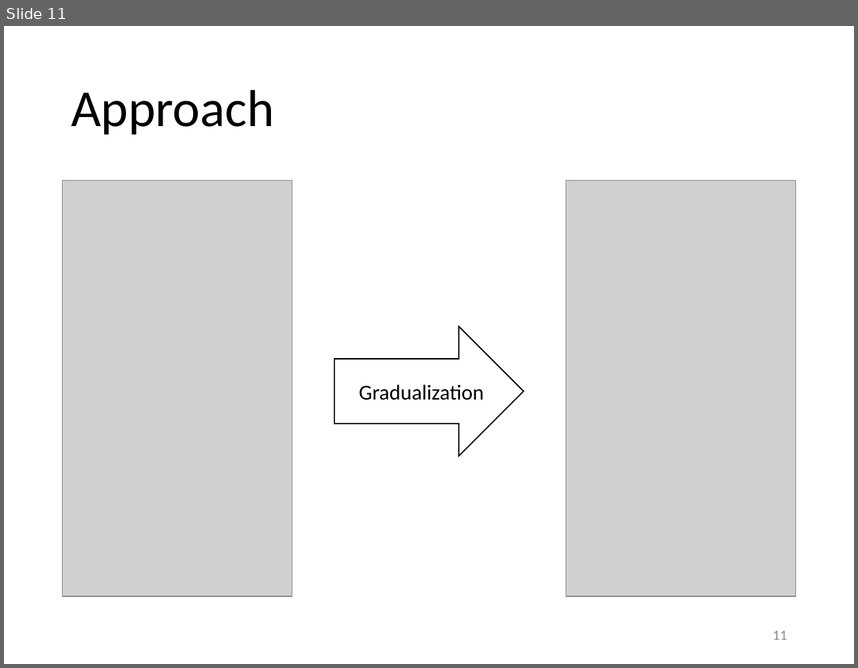
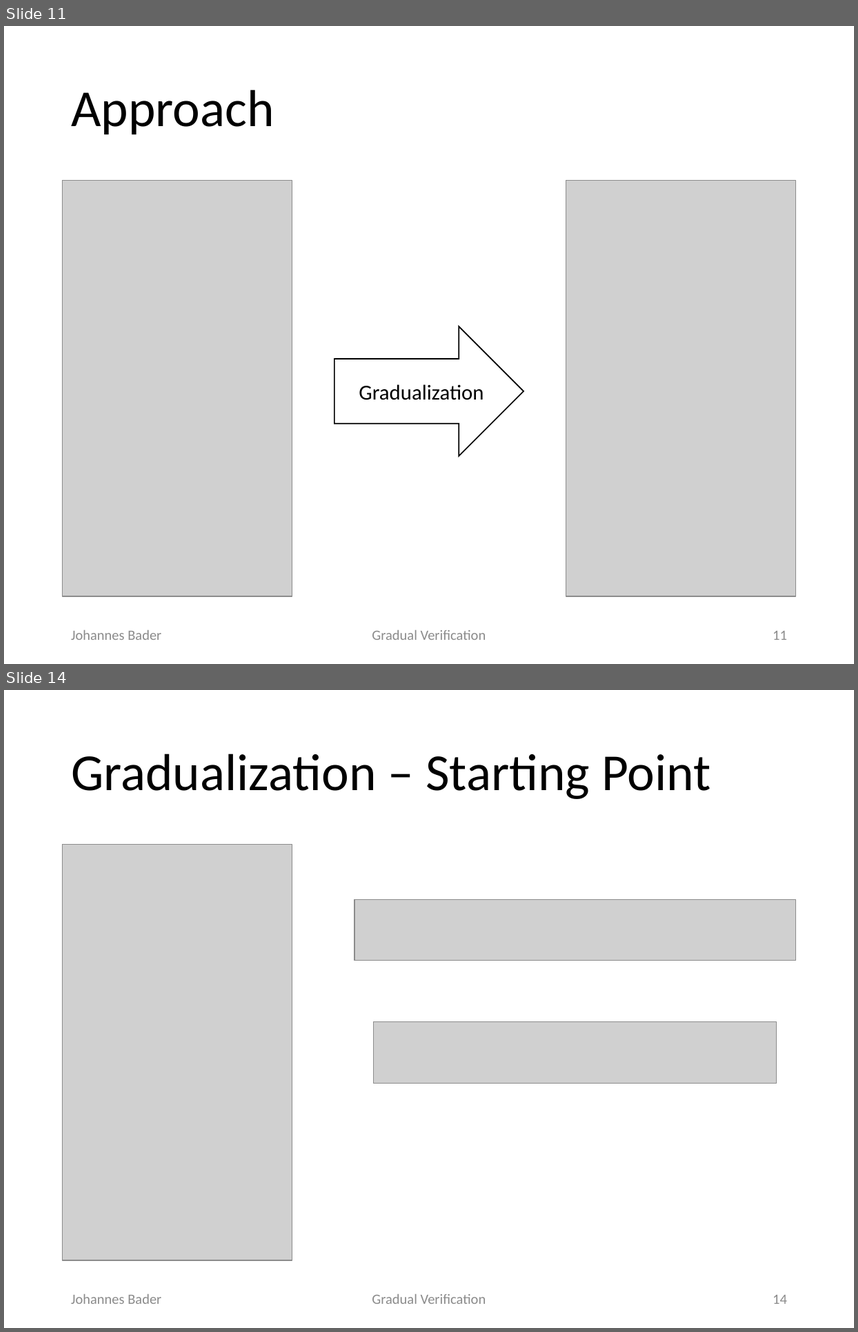
Before and after one commit to olydis/GradVerThesis, a slide deck: presentation/PLunch.pptm. Shown one above the other, each under a label of ours: slide 11 before the commit, slides 11 and 14 after it; the slides between them are not shown. The pictures are 858x668 and 858x1332 pixels, drawn with LibreOffice and Linux fonts; fonts in the diff are those of the drawing; grey boxes stand for pictures. Boxes give left, top, right and bottom in pixels: in the first picture for what was removed or moved away, otherwise in the second. Text is boxed around its words. In the diff, an @@ line names an element or a change of style, - is before the commit and + after.

```diff
--- a/presentation/PLunch.pptm
+++ b/presentation/PLunch.pptm
@@ slide 14 added at [4,690,854,1328], background #FFFFFF @@
@@ title added at [71,753,711,799], 44 pt, text #000000 @@
+Gradualization – Starting Point
@@ picture added at [63,845,292,1261] @@
@@ picture added at [355,899,795,960] @@
@@ picture added at [374,1021,777,1083] @@
@@ text added at [71,1294,161,1303], 12 pt, text #8C8C8C @@
+Johannes Bader
@@ text added at [372,1294,486,1303], 12 pt, text #8C8C8C @@
+Gradual Verification
@@ page number added at [773,1294,787,1303], 12 pt, text #8C8C8C @@
+14
@@ slide 11 changed as well @@
@@ text added at [71,630,161,639], 12 pt, text #8C8C8C @@
+Johannes Bader
@@ text added at [372,630,486,639], 12 pt, text #8C8C8C @@
+Gradual Verification
```
Also in this commit, not shown: 39 other slides changed, 4 other slides added, 4 slides removed.
